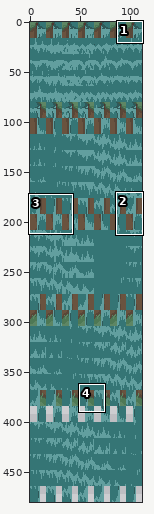
Sprite sheet: Savor Saber/Assets/Textures/Tilesets/Marsh/AnimatedWaterfall/Waterfall SPRITESHEET (1).png. Above, an overview of the earlier version with the close-up marked.
Close-up. Before the commit:
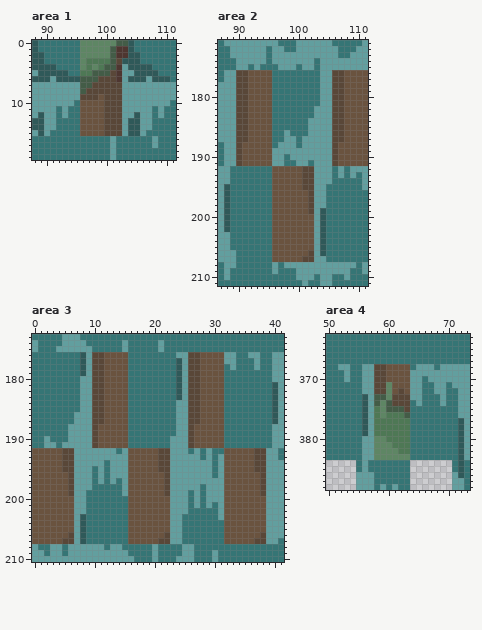
The file is 112x480 pixels. Shown: area 1: x 88..111, y 0..19; area 2: x 87..111, y 171..211; area 3: x 0..41, y 173..210; area 4: x 50..73, y 363..388. The commit also changed other parts of the picture, which this record leaves out.
After:
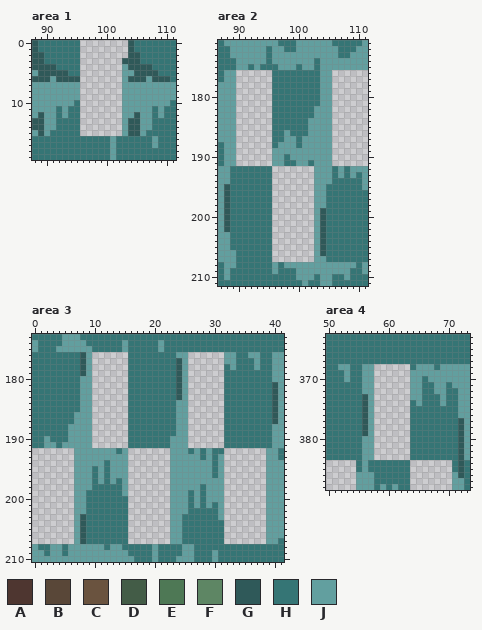
Palette (. is transparent): A #4e3630  B #594738  C #6a533f  D #435c47  E #4e7855  F #5e8664  G #2f5959  H #357575  J #629f9f
What changed:
Area 1:
The author cleared colour A in rows 1 to 2 at x 102 to 103; in rows 4 to 6 at x 102.
The author cleared colour B in row 3 at x 102; in row 5 at x 101; in row 6 at x 99 to 101; in row 7 at x 98 to 102; in row 8 at x 97 to 102; in row 9 at x 96 to 98 and 100 to 102.
The author cleared colour B in rows 10 to 15 at x 100 to 102.
The author cleared colour C in row 9 at x 99; in rows 10 to 15 at x 96 to 99.
The author cleared colour D in row 0 at x 102 to 103; in rows 1 to 3 at x 101; in row 4 at x 100 to 101; in row 5 at x 98 to 100; in row 6 at x 96 to 98; in row 7 at x 96 to 97.
The author cleared colour D in row 8 at x 96.
The author cleared colour E in row 3 at x 97 to 100; in row 4 at x 97 and 99; in row 5 at x 96 to 97.
The author cleared colour F in row 0 at x 96 to 101; in rows 1 to 2 at x 96 to 100; in row 3 at x 96; in row 4 at x 96 and 98.
Area 2:
The author cleared colour B in rows 176 to 187 at x 90 to 91 and 106 to 107; in rows 188 to 191 at x 90 and 106; in rows 192 to 195 at x 101 to 102; in rows 196 to 199 at x 102; in row 206 at x 102; in row 207 at x 101 to 102.
The author cleared colour C in rows 176 to 187 at x 92 to 95 and 108 to 111; in rows 188 to 191 at x 91 to 95 and 107 to 111; in rows 192 to 195 at x 96 to 100; in rows 196 to 199 at x 96 to 101; in rows 200 to 205 at x 96 to 102; in row 206 at x 96 to 101.
The author cleared colour C in row 207 at x 96 to 100.
Area 3:
The author cleared colour B in rows 176 to 187 at x 10 to 11 and 26 to 27; in rows 188 to 191 at x 10 and 26; in rows 192 to 195 at x 5 to 6, 21 to 22 and 37 to 38; in rows 196 to 199 at x 6, 22 and 38; in row 206 at x 6, 22 and 38; in row 207 at x 5 to 6, 21 to 22 and 37 to 38.
The author cleared colour C in rows 176 to 187 at x 12 to 15 and 28 to 31; in rows 188 to 191 at x 11 to 15 and 27 to 31; in rows 192 to 195 at x 0 to 4, 16 to 20 and 32 to 36; in rows 196 to 199 at x 0 to 5, 16 to 21 and 32 to 37; in rows 200 to 205 at x 0 to 6, 16 to 22 and 32 to 38; in row 206 at x 0 to 5, 16 to 21 and 32 to 37.
The author cleared colour C in row 207 at x 0 to 4, 16 to 20 and 32 to 36.
Area 4:
The author cleared colour B in rows 368 to 371 at x 58 to 59; in row 372 at x 58 to 59 and 62; in rows 373 to 374 at x 61 to 63; in row 375 at x 63.
The author cleared colour C in rows 368 to 370 at x 60 to 63; in row 371 at x 61 to 63; in row 372 at x 61 and 63.
The author cleared colour D in row 373 at x 58 to 59; in row 374 at x 58 and 60; in row 375 at x 60 to 62; in row 376 at x 63.
The author cleared colour E in row 375 at x 58; in row 376 at x 58 and 60 to 62; in rows 377 to 379 at x 58 to 63; in row 380 at x 60 to 63; in row 381 at x 61 to 63; in row 382 at x 62 to 63.
The author cleared colour F in rows 371 to 373 at x 60; in rows 374 to 376 at x 59; in row 380 at x 58 to 59; in row 381 at x 58 to 60; in row 382 at x 58 to 61; in row 383 at x 58 to 63.
Pixel boxes of the changes (left, top, right, bottom) in both close-ups:
erased: (80, 40, 128, 136)
erased: (236, 70, 368, 262)
erased: (32, 352, 266, 544)
erased: (374, 364, 410, 460)
